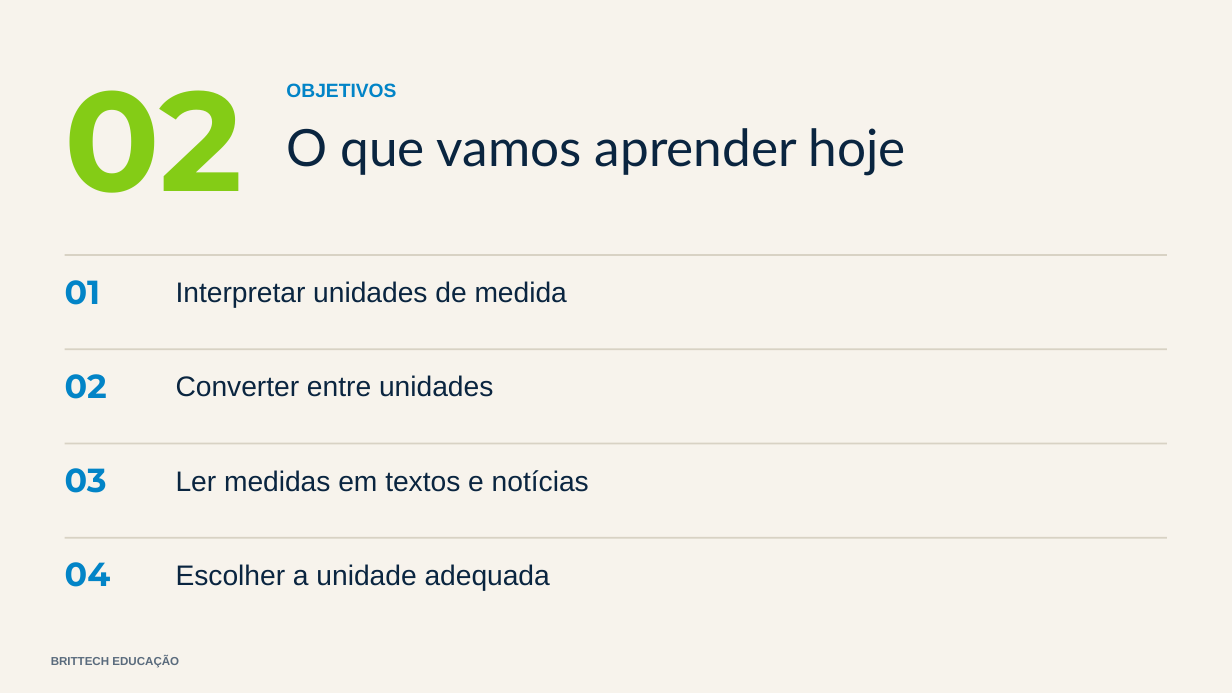
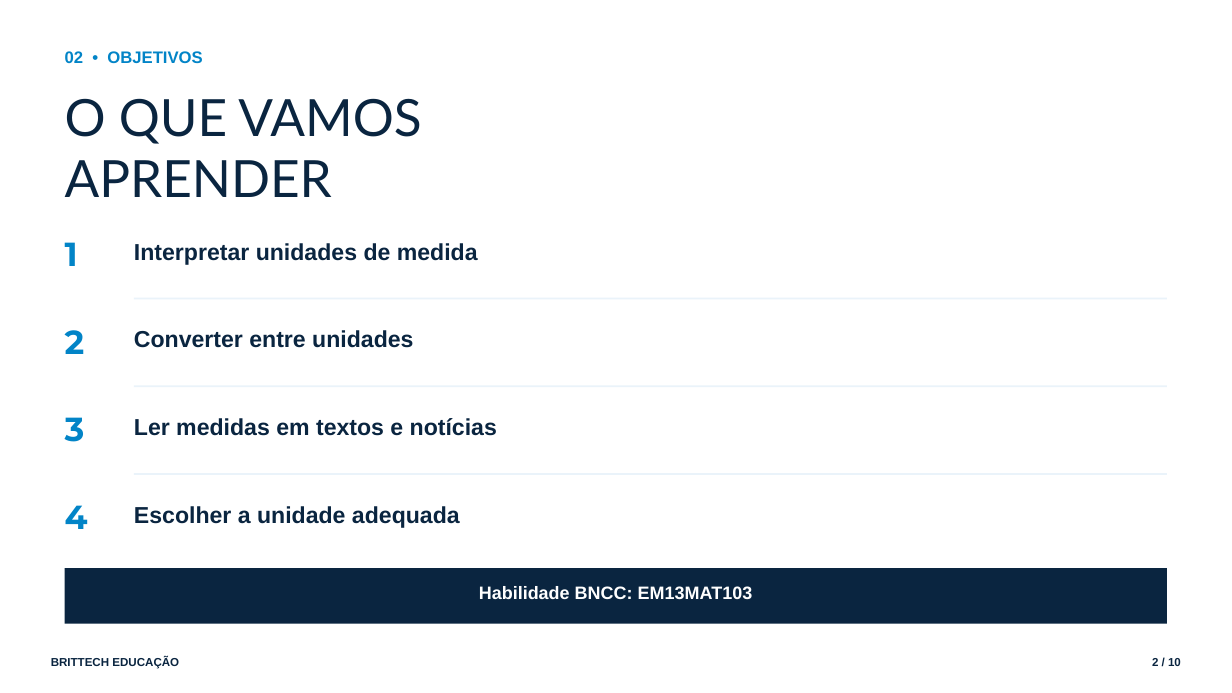
Before and after one commit to thiagollipe-web/brittech-educacao-aulas, a slide deck: slide 2 of ensino-medio/matematica-1serie-medidas-conversoes.pptx. Drawn at 1232x693 pixels with LibreOffice and Linux fonts; fonts in the diff are those of the drawing. Boxes give left, top, right and bottom in pixels: in the first picture for what was removed or moved away, otherwise in the second. Text is boxed around its words. In the diff, an @@ line names an element or a change of style, - is before the commit and + after.

```diff
--- a/ensino-medio/matematica-1serie-medidas-conversoes.pptx
+++ b/ensino-medio/matematica-1serie-medidas-conversoes.pptx
@@ rectangle removed at <box>0,0,1232,693</box> @@
@@ text at <box>65,51,202,63</box>: text changed; size 110 to 13 pt; font Montserrat to Arial; text colour #84CC16 to #0284C7 @@
-02
+02 • OBJETIVOS
@@ text removed at <box>286,83,396,98</box> @@
-OBJETIVOS
@@ text at <box>65,98,421,197</box>: text changed @@
-O que vamos aprender hoje
+O QUE VAMOS
+APRENDER
@@ text "Interpretar unidades de medida": place and size @@
-text "Interpretar unidades de medida" at <box>176,281,567,308</box>
+text "Interpretar unidades de medida" at <box>134,243,478,265</box>
@@ text at <box>65,242,78,266</box>: text changed @@
-01
+1
@@ rectangle removed at <box>65,254,1167,256</box> @@
@@ rectangle: place and size @@
-rectangle at <box>65,348,1167,350</box>
+rectangle at <box>134,298,1167,299</box>
@@ text "Converter entre unidades": place and size @@
-text "Converter entre unidades" at <box>176,375,493,397</box>
+text "Converter entre unidades" at <box>134,330,413,348</box>
@@ text at <box>65,330,85,354</box>: text changed @@
-02
+2
@@ rectangle: place and size @@
-rectangle at <box>65,443,1167,445</box>
+rectangle at <box>134,385,1167,387</box>
@@ text at <box>65,417,85,442</box>: text changed @@
-03
+3
@@ text "Ler medidas em textos e ...": place and size @@
-text "Ler medidas em textos e ..." at <box>176,470,589,492</box>
+text "Ler medidas em textos e ..." at <box>134,418,497,436</box>
@@ fill #D8D2C4 to #EAF3FA in 3 elements at <box>134,298,1167,299</box>, <box>134,385,1167,387</box>, <box>134,473,1167,475</box> @@
@@ rectangle: place and size @@
-rectangle at <box>65,537,1167,539</box>
+rectangle at <box>134,473,1167,475</box>
@@ text at <box>65,505,88,529</box>: text changed @@
-04
+4
@@ size 22 to 18 pt, bold on; line spacing 1 to 1.05; less space between paragraphs in 4 elements at <box>134,243,478,265</box>, <box>134,330,413,348</box>, <box>134,418,497,436</box>, <box>134,506,460,528</box> @@
@@ text "Escolher a unidade adequada": place and size @@
-text "Escolher a unidade adequada" at <box>176,564,550,591</box>
+text "Escolher a unidade adequada" at <box>134,506,460,528</box>
@@ rectangle added at <box>65,568,1167,624</box>, fill #0A2540 @@
@@ text added at <box>479,586,753,600</box>, 14 pt, text #FFFFFF, bold @@
+Habilidade BNCC: EM13MAT103
@@ text "BRITTECH EDUCAÇÃO" at <box>51,657,179,669</box>: text colour #5A6B7D to #0A2540; line spacing 1 to 1.05; less space between paragraphs @@
@@ text added at <box>1152,658,1181,666</box>, 9 pt, text #0A2540, bold @@
+2 / 10
```
Also in this commit, not shown: 3 other slides changed, 6 slides added, 4 slides removed, 4 other files.
